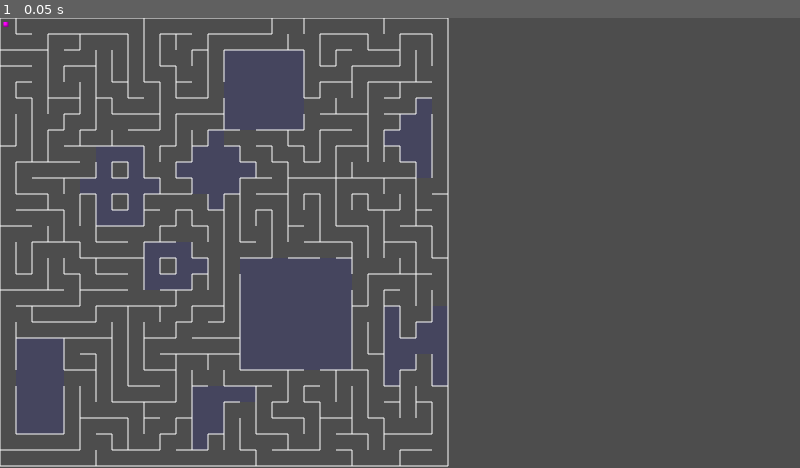
Above: before the commit, frame 1.
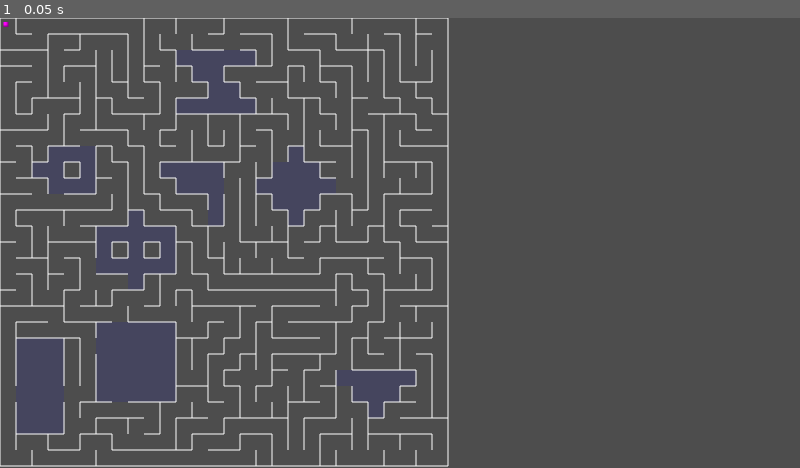
Above: after the commit, the same moment.

Repository: Bahbus/minotaur-maze
Game: Godot game, scene res://prototypes/Prototype.tscn
Same seed, same stepped clock (60 frames per second), same inputs: the game is played once before the commit and once after it.
Inputs:
- Up to frame 1 (0.05 s): no input

The runs differ from the first frame. In frame 1, 5.7% of the frame differs, in the area x 0-56%, y 0-100%.

Commit message:
rooms can rotate and exits scale with room size

Diff:
--- a/prototypes/maze.gd
+++ b/prototypes/maze.gd
@@ -34,11 +34,14 @@
 	available_rooms.shuffle()
 
 	for room in available_rooms:
+		var rotation_angle = [0, -90, 90, 180][randi() % 4]  # Random rotation angle
+		var rotated_room = room.rotate(rotation_angle)  # Use Room's rotation method
+
 		for attempt in range(20):
 			var pos = Vector2i(randi() % (ROWS - 3) + 1, randi() % (COLS - 3) + 1)
-			if can_place_room(room, pos):
-				apply_room_to_grid(room, pos)
-				rooms.append({ "room": room, "position": pos })
+			if can_place_room(rotated_room, pos):
+				apply_room_to_grid(rotated_room, pos)
+				rooms.append({ "room": rotated_room, "position": pos })
 				break
 
 func can_place_room(room, pos: Vector2i) -> bool:
@@ -52,7 +55,6 @@
 	for cell in room.cells:
 		var abs_pos = cell + pos
 		set_cell_type(abs_pos, "room")
-
 		# Remove walls between adjacent cells of the same room
 		for offset in [Vector2i(0, -1), Vector2i(1, 0), Vector2i(0, 1), Vector2i(-1, 0)]:
 			var neighbor_pos = abs_pos + offset
--- a/prototypes/room.gd
+++ b/prototypes/room.gd
@@ -6,5 +6,23 @@
 var room_type: String  # Room category (treasure, trap, boss, etc.)
 
 func _init(_cells: Array[Vector2i], _room_type: String = "default"):
-	cells = _cells
+	cells = _cells.duplicate()  # Ensure a copy is stored
 	room_type = _room_type
+
+# Method to rotate the room
+func rotate(angle: int) -> Room:
+	var rotated_cells: Array[Vector2i] = []  # Explicitly typed to prevent errors
+
+	for cell in cells:
+		match angle:
+			-90:
+				rotated_cells.append(Vector2i(-cell.y, cell.x))
+			90:
+				rotated_cells.append(Vector2i(cell.y, -cell.x))
+			180:
+				rotated_cells.append(Vector2i(-cell.x, -cell.y))
+			_:
+				rotated_cells.append(cell)  # No rotation if 0 degrees
+
+	# Correct way to create a new Room instance
+	return Room.new(rotated_cells, room_type)
